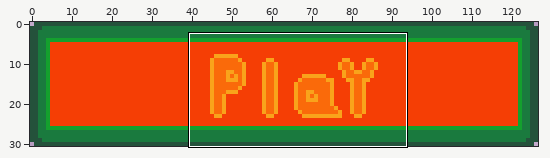
File history of a pixel-art file, src/UI/play_button_pressed.aseprite. The picture above shows the old version from afar; the outline marks the close-up.
Close-up. First the earlier version:
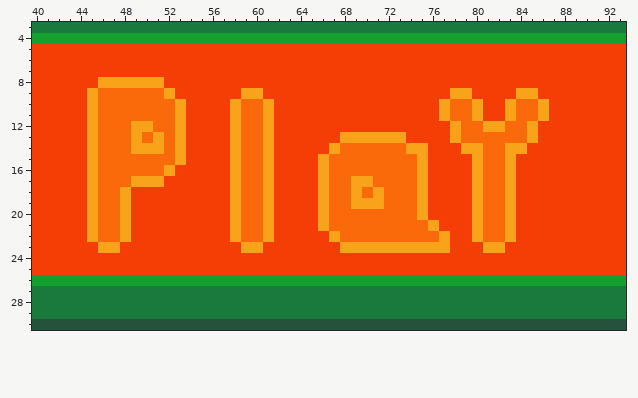
127x31 pixels, 1 frame. Shown: x 40..93, y 3..30.
Once edited:
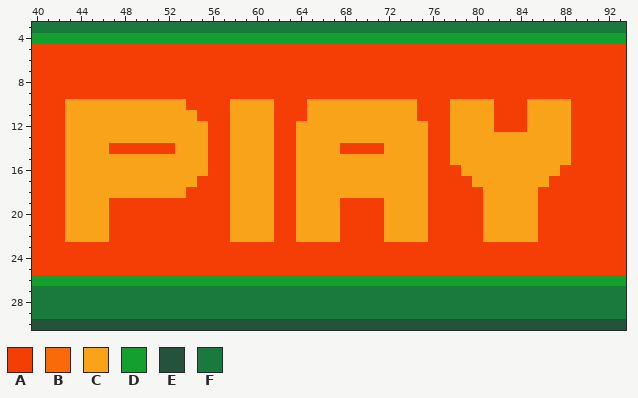
Palette (. is transparent): A #f53e05  B #fa6a0a  C #f9a31b  D #14a02e  E #24523b  F #1a7a3e
Changes in this commit:
--- layer "Layer 2"
@@ x 40..93 @@
  7 AAAAAAAAAAAAAAAAAAAAAAAAAAAAAAAAAAAAAAAAAAAAAAAAAAAAAA
- 8 AAAAAACCCCCCAAAAAAAAAAAAAAAAAAAAAAAAAAAAAAAAAAAAAAAAAA
- 9 AAAAACBBBBBBCAAAAAACCAAAAAAAAAAAAAAAAACCAAAACCAAAAAAAA
-10 AAAAACBBBBBBBCAAAACBBCAAAAAAAAAAAAAAACBBCAACBBCAAAAAAA
-11 AAAAACBBBBBBBCAAAACBBCAAAAAAAAAAAAAAACBBCAACBBCAAAAAAA
-12 AAAAACBBBCCBBCAAAACBBCAAAAAAAAAAAAAAAACBBCCBBCAAAAAAAA
-13 AAAAACBBBCBCBCAAAACBBCAAAAAACCCCCCAAAACBBBBBBCAAAAAAAA
-14 AAAAACBBBCCCBCAAAACBBCAAAAACBBBBBBCCAAACCBBCCAAAAAAAAA
-15 AAAAACBBBBBBBCAAAACBBCAAAACBBBBBBBBCAAAACBBCAAAAAAAAAA
-16 AAAAACBBBBBBCAAAAACBBCAAAACBBBBBBBBCAAAACBBCAAAAAAAAAA
-17 AAAAACBBBCCCAAAAAACBBCAAAACBBCCBBBBCAAAACBBCAAAAAAAAAA
-18 AAAAACBBCAAAAAAAAACBBCAAAACBBCBCBBBCAAAACBBCAAAAAAAAAA
-19 AAAAACBBCAAAAAAAAACBBCAAAACBBCCCBBBCAAAACBBCAAAAAAAAAA
-20 AAAAACBBCAAAAAAAAACBBCAAAACBBBBBBBBCAAAACBBCAAAAAAAAAA
-21 AAAAACBBCAAAAAAAAACBBCAAAACBBBBBBBBBCAAACBBCAAAAAAAAAA
-22 AAAAACBBCAAAAAAAAACBBCAAAAACBBBBBBBBBCAACBBCAAAAAAAAAA
-23 AAAAAACCAAAAAAAAAAACCAAAAAAACCCCCCCCCCAAACCAAAAAAAAAAA
+ 8 AAAAAAAAAAAAAAAAAAAAAAAAAAAAAAAAAAAAAAAAAAAAAAAAAAAAAA
+ 9 AAAAAAAAAAAAAAAAAAAAAAAAAAAAAAAAAAAAAAAAAAAAAAAAAAAAAA
+10 AAACCCCCCCCCCCAAAACCCCAAACCCCCCCCCCAAACCCCAAACCCCAAAAA
+11 AAACCCCCCCCCCCCAAACCCCAAACCCCCCCCCCAAACCCCAAACCCCAAAAA
+12 AAACCCCCCCCCCCCCAACCCCAACCCCCCCCCCCCAACCCCAAACCCCAAAAA
+13 AAACCCCCCCCCCCCCAACCCCAACCCCCCCCCCCCAACCCCCCCCCCCAAAAA
+14 AAACCCCAAAAAACCCAACCCCAACCCCAAAACCCCAACCCCCCCCCCCAAAAA
+15 AAACCCCCCCCCCCCCAACCCCAACCCCCCCCCCCCAACCCCCCCCCCCAAAAA
+16 AAACCCCCCCCCCCCCAACCCCAACCCCCCCCCCCCAAACCCCCCCCCAAAAAA
+17 AAACCCCCCCCCCCCAAACCCCAACCCCCCCCCCCCAAAACCCCCCCAAAAAAA
+18 AAACCCCCCCCCCCAAAACCCCAACCCCCCCCCCCCAAAAACCCCCAAAAAAAA
+19 AAACCCCAAAAAAAAAAACCCCAACCCCAAAACCCCAAAAACCCCCAAAAAAAA
+20 AAACCCCAAAAAAAAAAACCCCAACCCCAAAACCCCAAAAACCCCCAAAAAAAA
+21 AAACCCCAAAAAAAAAAACCCCAACCCCAAAACCCCAAAAACCCCCAAAAAAAA
+22 AAACCCCAAAAAAAAAAACCCCAACCCCAAAACCCCAAAAACCCCCAAAAAAAA
+23 AAAAAAAAAAAAAAAAAAAAAAAAAAAAAAAAAAAAAAAAAAAAAAAAAAAAAA
 24 AAAAAAAAAAAAAAAAAAAAAAAAAAAAAAAAAAAAAAAAAAAAAAAAAAAAAA
Pixel boxes of the changes (left, top, right, bottom) in both close-ups:
changed: (65, 77, 263, 253)
changed: (296, 88, 571, 253)
